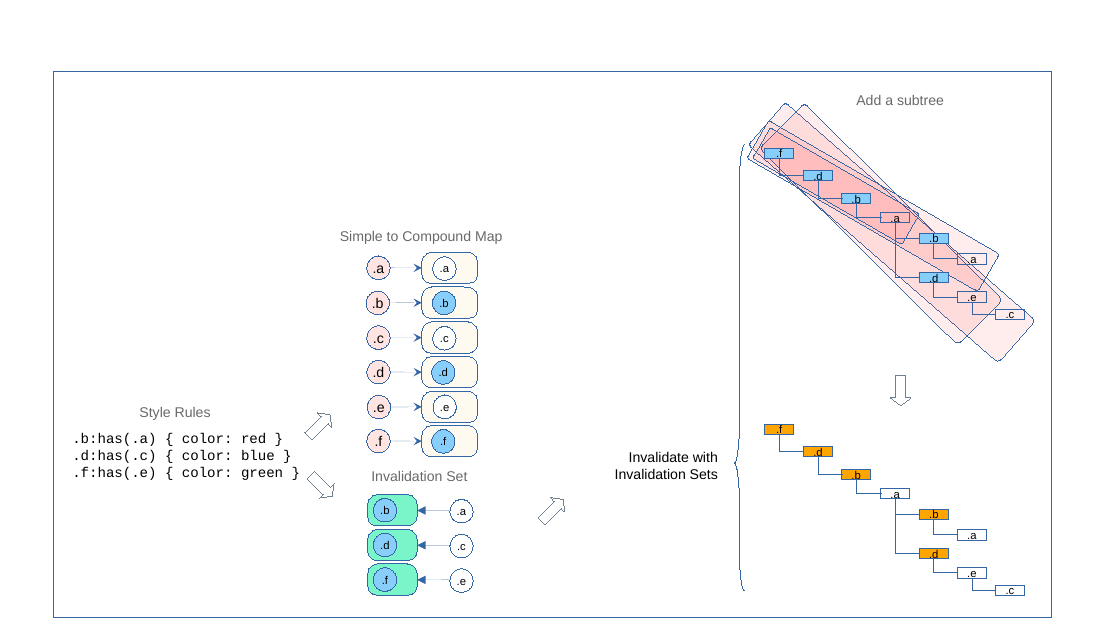
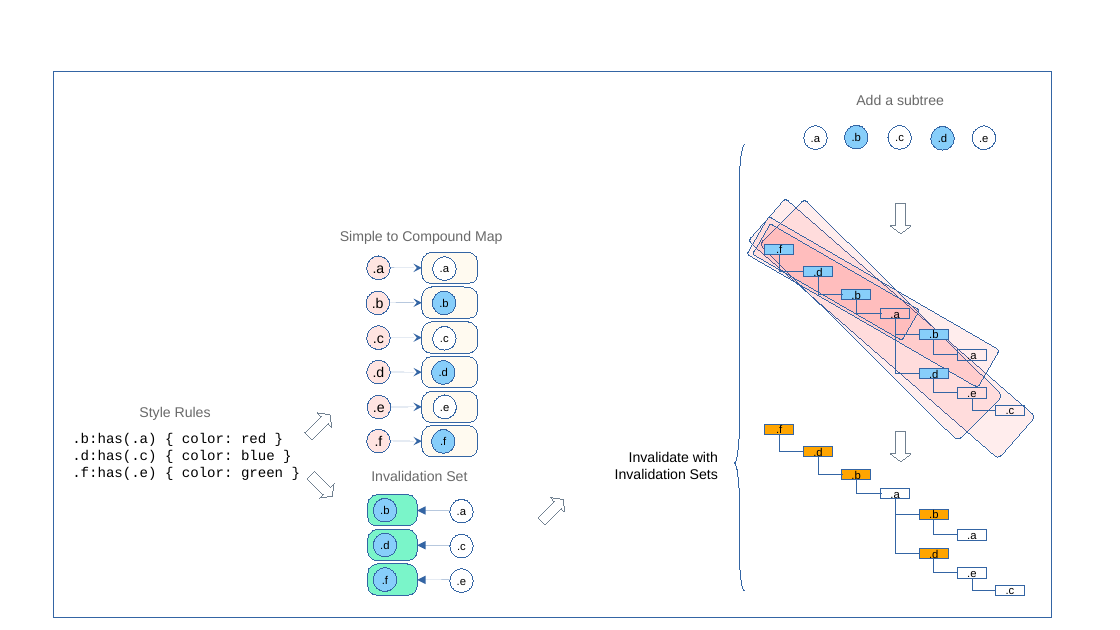
Before and after one commit to Igalia/explainers, a slide deck: slide 37 of css/has/images/has_invalidation.odp. Drawn at 1120x630 pixels with LibreOffice and Linux fonts; fonts in the diff are those of the drawing. Boxes give left, top, right and bottom in pixels: in the first picture for what was removed or moved away, otherwise in the second. Text is boxed around its words. In the diff, an @@ line names an element or a change of style, - is before the commit and + after.

```diff
--- a/css/has/images/has_invalidation.odp
+++ b/css/has/images/has_invalidation.odp
@@ ellipse added at box(804, 126, 827, 149), fill #FFFFFF, outline #3465A4 0 pt, 8 pt, text #000000 @@
+.a
@@ ellipse added at box(845, 125, 868, 148), fill #87CEFA, outline #3465A4 0 pt, 8 pt, text #000000 @@
+.b
@@ ellipse added at box(888, 126, 912, 149), fill #FFFFFF, outline #3465A4 0 pt, 8 pt, text #000000 @@
+.c
@@ ellipse added at box(931, 127, 954, 150), fill #87CEFA, outline #3465A4 0 pt, 8 pt, text #000000 @@
+.d
@@ ellipse added at box(973, 126, 996, 149), fill #FFFFFF, outline #3465A4 0 pt, 8 pt, text #000000 @@
+.e
@@ right arrow added at box(891, 203, 912, 234), fill #FFFFFF, outline #708090 0 pt @@
@@ 9 rectangles, 8 elbow lines, 4 freeform shapes: place and size @@
-9 rectangles, 8 elbow lines, 4 freeform shapes at box(747, 102, 1036, 363)
+9 rectangles, 8 elbow lines, 4 freeform shapes at box(747, 198, 1036, 459)
@@ right arrow: place and size @@
-right arrow at box(891, 375, 912, 406)
+right arrow at box(891, 431, 912, 461)
```
Also in this commit, not shown: 2 other slides changed, 3 slides added, 1 slide removed, 7 other files.
